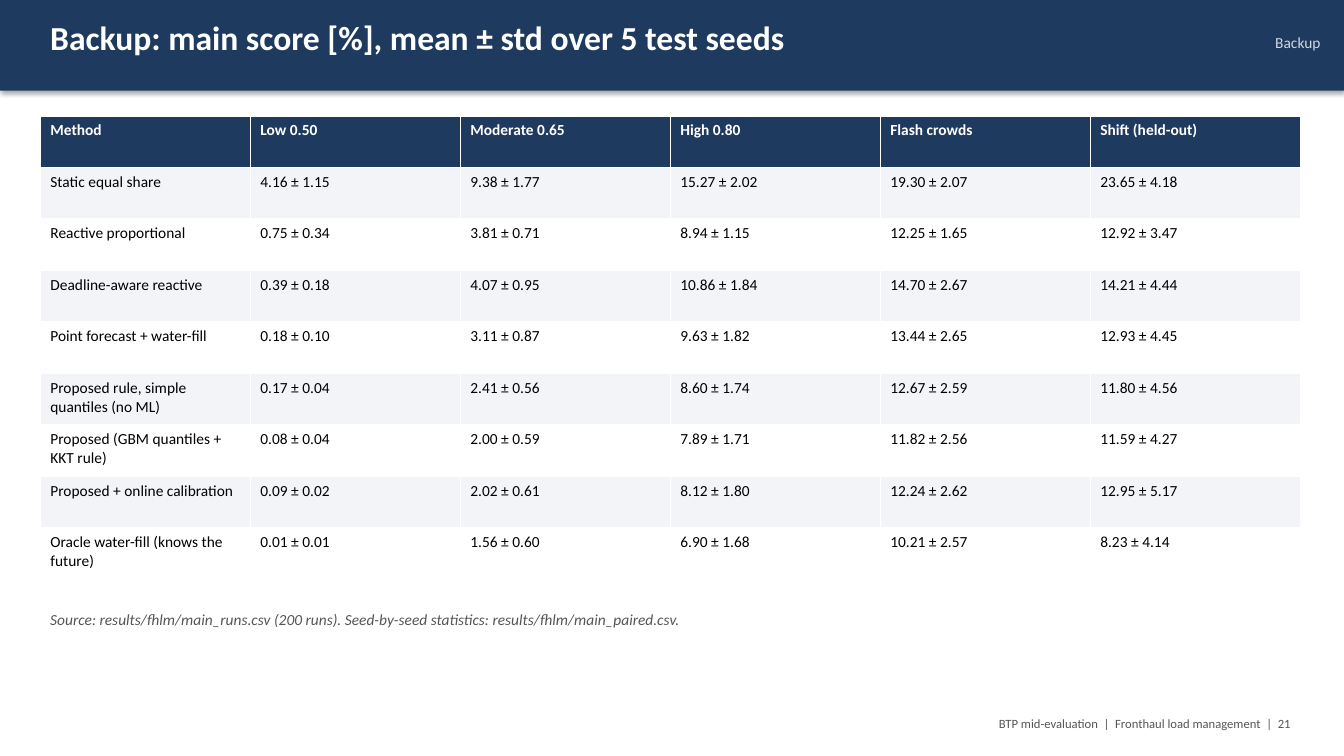
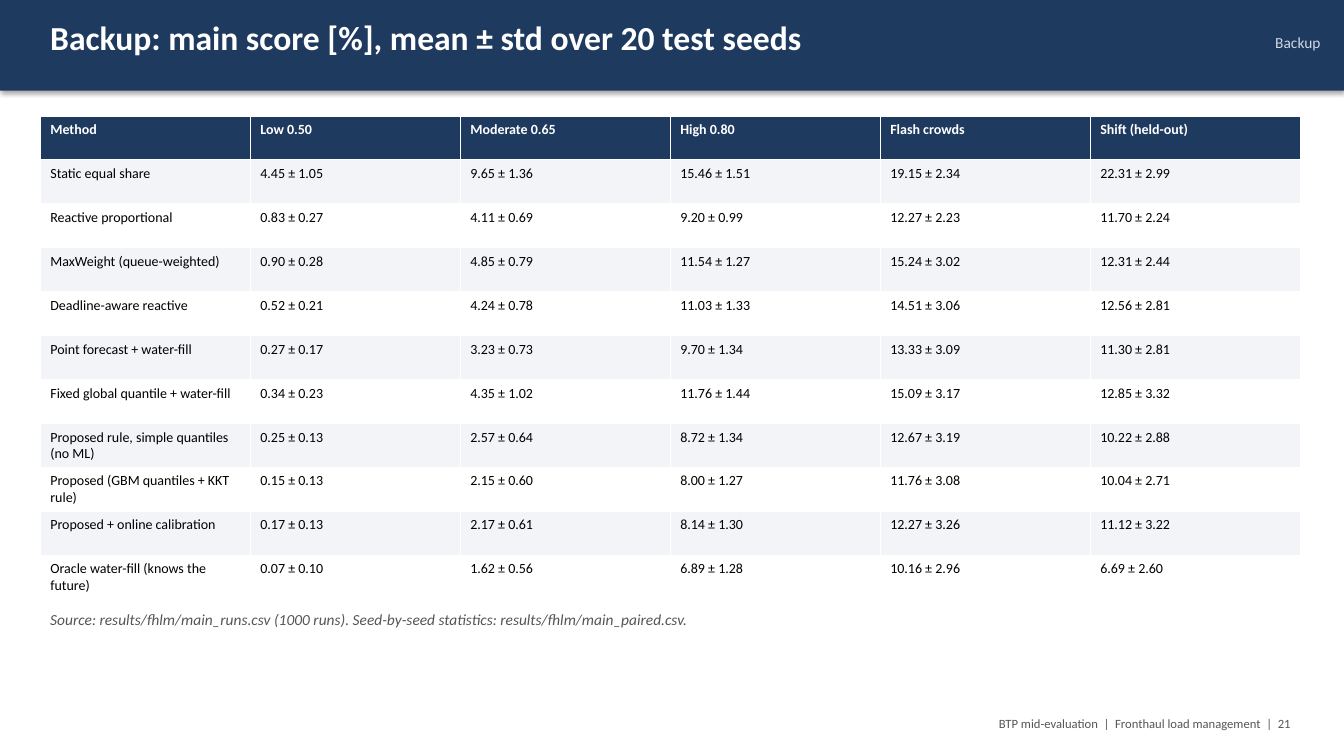
Before and after one commit to Harshvardhan-To1/BTP, a slide deck: slide 21 of docs/fhlm/BTP_midterm_fronthaul_load_management.pptx. Drawn at 1344x756 pixels with LibreOffice and Linux fonts; fonts in the diff are those of the drawing. Boxes give left, top, right and bottom in pixels: in the first picture for what was removed or moved away, otherwise in the second. Text is boxed around its words. In the diff, an @@ line names an element or a change of style, - is before the commit and + after.

```diff
--- a/docs/fhlm/BTP_midterm_fronthaul_load_management.pptx
+++ b/docs/fhlm/BTP_midterm_fronthaul_load_management.pptx
@@ text at (50,26,802,56): text changed @@
-Backup: main score [%], mean ± std over 5 test seeds
+Backup: main score [%], mean ± std over 20 test seeds
@@ table at (40,116,1299,600) @@
-row 2: Static equal share | 4.16 ± 1.15 | 9.38 ± 1.77 | 15.27 ± 2.02 | 19.30 ± 2.07 | 23.65 ± 4.18
-row 3: Reactive proportional | 0.75 ± 0.34 | 3.81 ± 0.71 | 8.94 ± 1.15 | 12.25 ± 1.65 | 12.92 ± 3.47
-row 4: Deadline-aware reactive | 0.39 ± 0.18 | 4.07 ± 0.95 | 10.86 ± 1.84 | 14.70 ± 2.67 | 14.21 ± 4.44
-row 5: Point forecast + water-fill | 0.18 ± 0.10 | 3.11 ± 0.87 | 9.63 ± 1.82 | 13.44 ± 2.65 | 12.93 ± 4.45
-row 6: Proposed rule, simple quantiles (no ML) | 0.17 ± 0.04 | 2.41 ± 0.56 | 8.60 ± 1.74 | 12.67 ± 2.59 | 11.80 ± 4.56
-row 7: Proposed (GBM quantiles + KKT rule) | 0.08 ± 0.04 | 2.00 ± 0.59 | 7.89 ± 1.71 | 11.82 ± 2.56 | 11.59 ± 4.27
-row 8: Proposed + online calibration | 0.09 ± 0.02 | 2.02 ± 0.61 | 8.12 ± 1.80 | 12.24 ± 2.62 | 12.95 ± 5.17
-row 9: Oracle water-fill (knows the future) | 0.01 ± 0.01 | 1.56 ± 0.60 | 6.90 ± 1.68 | 10.21 ± 2.57 | 8.23 ± 4.14
+row 2: Static equal share | 4.45 ± 1.05 | 9.65 ± 1.36 | 15.46 ± 1.51 | 19.15 ± 2.34 | 22.31 ± 2.99
+row 3: Reactive proportional | 0.83 ± 0.27 | 4.11 ± 0.69 | 9.20 ± 0.99 | 12.27 ± 2.23 | 11.70 ± 2.24
+row 4: MaxWeight (queue-weighted) | 0.90 ± 0.28 | 4.85 ± 0.79 | 11.54 ± 1.27 | 15.24 ± 3.02 | 12.31 ± 2.44
+row 5: Deadline-aware reactive | 0.52 ± 0.21 | 4.24 ± 0.78 | 11.03 ± 1.33 | 14.51 ± 3.06 | 12.56 ± 2.81
+row 6: Point forecast + water-fill | 0.27 ± 0.17 | 3.23 ± 0.73 | 9.70 ± 1.34 | 13.33 ± 3.09 | 11.30 ± 2.81
+row 7: Fixed global quantile + water-fill | 0.34 ± 0.23 | 4.35 ± 1.02 | 11.76 ± 1.44 | 15.09 ± 3.17 | 12.85 ± 3.32
+row 8: Proposed rule, simple quantiles (no ML) | 0.25 ± 0.13 | 2.57 ± 0.64 | 8.72 ± 1.34 | 12.67 ± 3.19 | 10.22 ± 2.88
+row 9: Proposed (GBM quantiles + KKT rule) | 0.15 ± 0.13 | 2.15 ± 0.60 | 8.00 ± 1.27 | 11.76 ± 3.08 | 10.04 ± 2.71
+row 10: Proposed + online calibration | 0.17 ± 0.13 | 2.17 ± 0.61 | 8.14 ± 1.30 | 12.27 ± 3.26 | 11.12 ± 3.22
+row 11: Oracle water-fill (knows the future) | 0.07 ± 0.10 | 1.62 ± 0.56 | 6.89 ± 1.28 | 10.16 ± 2.96 | 6.69 ± 2.60
@@ text at (50,614,687,628): text changed @@
-Source: results/fhlm/main_runs.csv (200 runs). Seed-by-seed statistics: results/fhlm/main_paired.csv.
+Source: results/fhlm/main_runs.csv (1000 runs). Seed-by-seed statistics: results/fhlm/main_paired.csv.
```
Also in this commit, not shown: 8 other slides changed, 6 other files.
